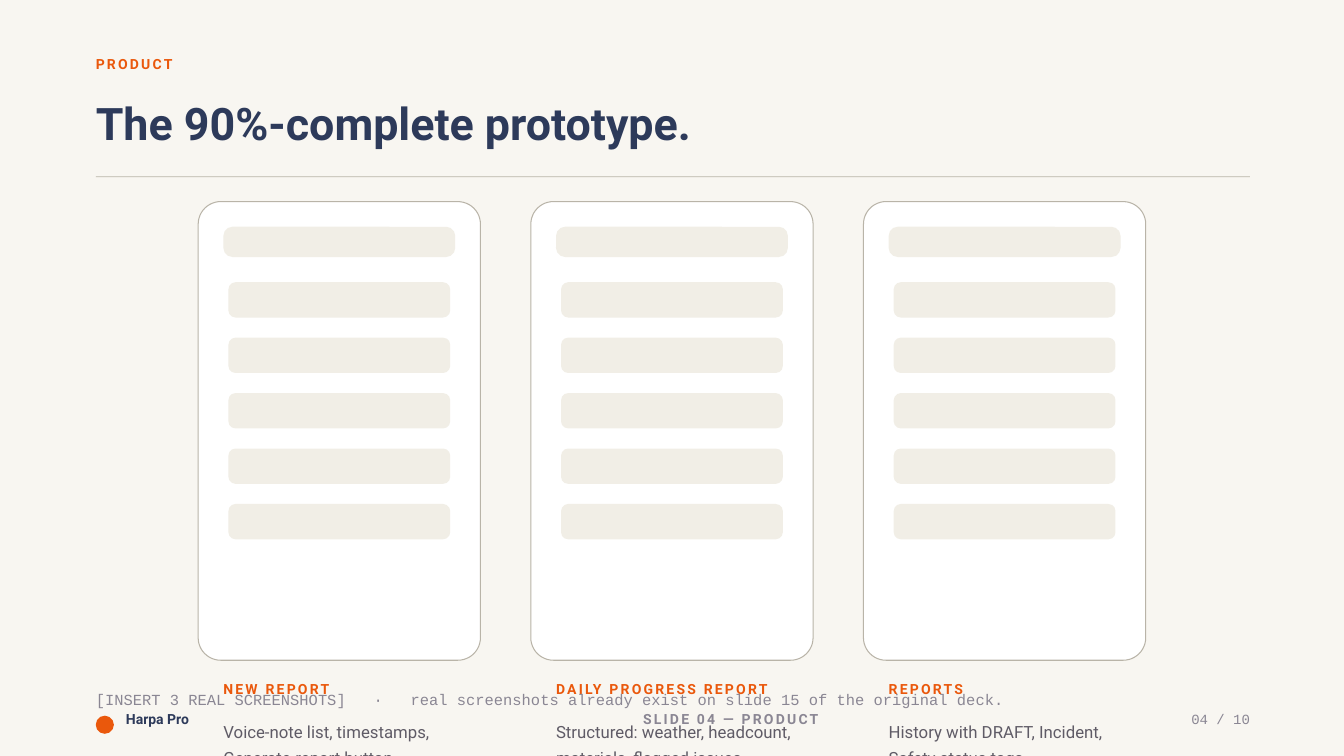
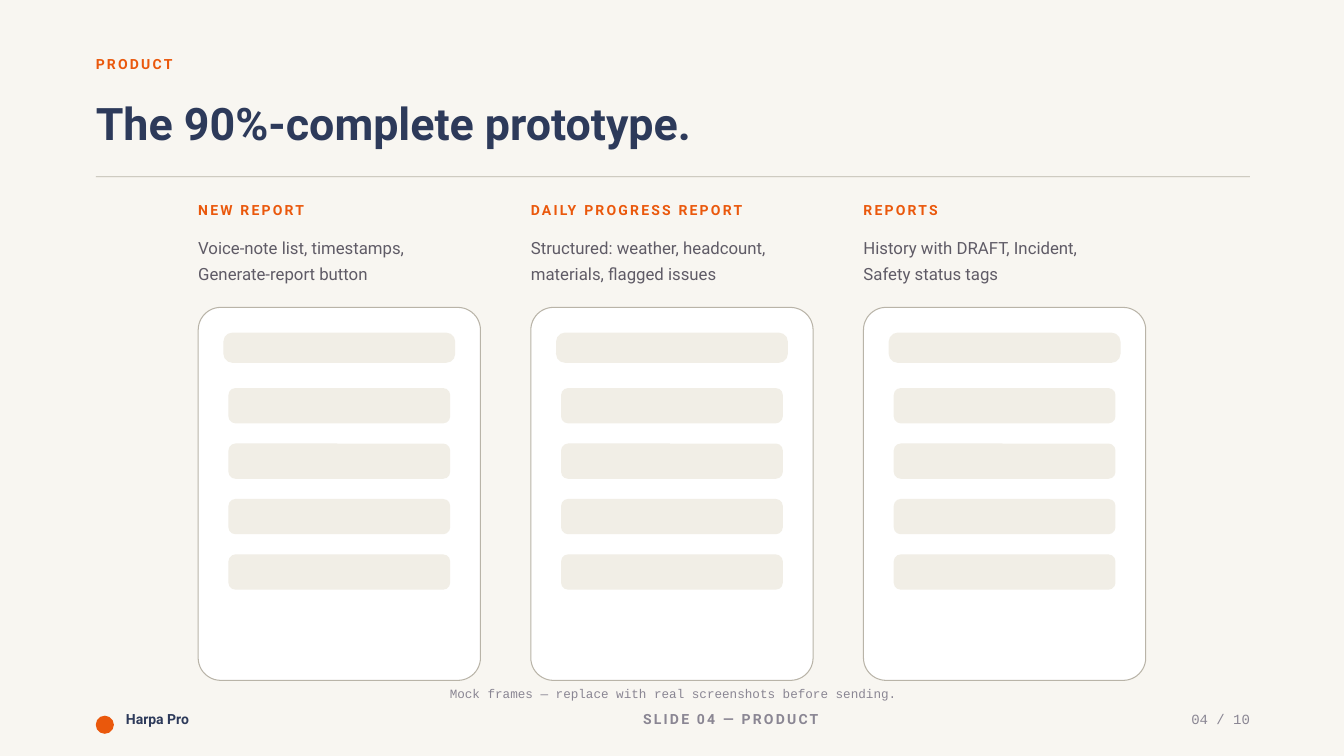
Before and after one commit to patrickchin/haru3-reports, a slide deck: slide 4 of docs/investor/Harpa-Pro-Deck-v2.pptx. Drawn at 1344x756 pixels with LibreOffice and Linux fonts; fonts in the diff are those of the drawing. Boxes give left, top, right and bottom in pixels: in the first picture for what was removed or moved away, otherwise in the second. Text is boxed around its words. In the diff, an @@ line names an element or a change of style, - is before the commit and + after.

Commit message:
fix(investor): slide 4 spacing, accent edges, real table on slide 7
- Slide 4: move captions above the phone frames, shrink frames so
  nothing runs off the slide and the chrome row stays clear.
- Replace the separate accent-bar shapes with an add_card_with_left_edge
  helper that draws the accent as a rounded rect behind a slightly inset
  card so the corners share the same radius and the accent reads as part
  of the card itself, not a floating bar.
- Slide 7: rebuild the competition matrix using a real PowerPoint table
  (shapes.add_table) instead of a grid of rectangles + text boxes, so
  it's editable as a table downstream.

```diff
--- a/docs/investor/Harpa-Pro-Deck-v2.pptx
+++ b/docs/investor/Harpa-Pro-Deck-v2.pptx
@@ 3 texts: place and size @@
-3 texts at [223,681,963,711]
+3 texts at [198,205,937,284]
@@ text "Voice-note list, timestamps," rewrapped from [223,725,430,742] to [198,241,405,284] @@
@@ rounded rectangle removed at [224,227,456,257] @@
@@ text "Structured: weather, headcount," rewrapped from [556,723,790,740] to [531,241,765,284] @@
@@ rounded rectangle removed at [557,227,788,257] @@
@@ text "History with DRAFT, Incident," rewrapped from [889,725,1102,742] to [863,241,1077,284] @@
@@ rounded rectangle removed at [889,227,1121,257] @@
@@ rounded rectangle: place and size @@
-rounded rectangle at [199,202,481,660]
+rounded rectangle at [199,308,481,681]
@@ rounded rectangle: place and size @@
-rounded rectangle at [531,202,814,660]
+rounded rectangle at [531,308,814,681]
@@ rounded rectangle: place and size @@
-rounded rectangle at [864,202,1146,660]
+rounded rectangle at [864,308,1146,681]
@@ rounded rectangle: place and size @@
-rounded rectangle at [229,338,451,373]
+rounded rectangle at [224,333,456,363]
@@ rounded rectangle: place and size @@
-rounded rectangle at [562,338,783,373]
+rounded rectangle at [557,333,788,363]
@@ proportions changed in 3 elements at [224,333,456,363], [557,333,788,363], [889,333,1121,363] @@
@@ rounded rectangle: place and size @@
-rounded rectangle at [894,338,1116,373]
+rounded rectangle at [889,333,1121,363]
@@ 9 rounded rectangles: place and size @@
-9 rounded rectangles at [229,393,1116,539]
+9 rounded rectangles at [229,388,1116,534]
@@ 3 rounded rectangles: place and size @@
-3 rounded rectangles at [229,282,1116,318]
+3 rounded rectangles at [229,555,1116,590]
@@ text added at [450,689,897,701], 9 pt, text #8A8693 @@
+Mock frames — replace with real screenshots before sending.
@@ text removed at [96,694,1003,708] @@
-[INSERT 3 REAL SCREENSHOTS] · real screenshots already exist on slide 15 of the original deck.
```
Also in this commit, not shown: 4 other slides changed, 1 other file.
